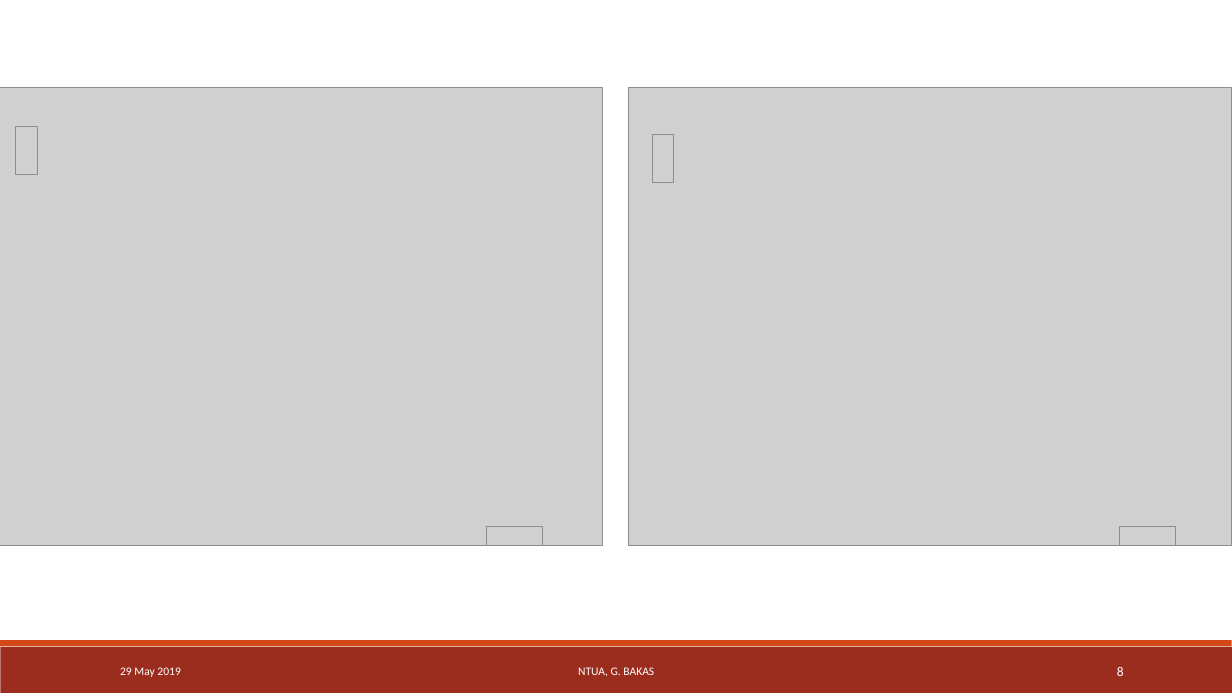
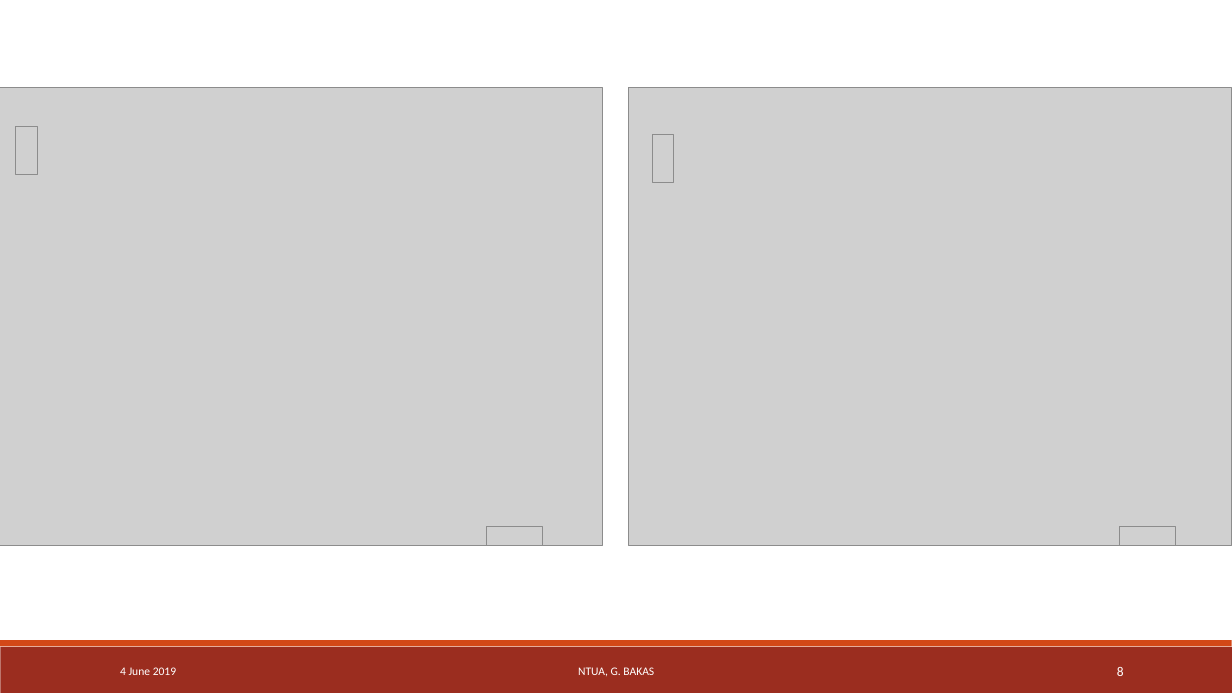
Before and after one commit to georgebakas/HEP-NTUA, a slide deck: slide 8 of Documents for Progress/Status_Angular_Distributions_Presentation_29May2019.pptx. Drawn at 1232x693 pixels with LibreOffice and Linux fonts; fonts in the diff are those of the drawing; grey boxes stand for pictures. Boxes give left, top, right and bottom in pixels: in the first picture for what was removed or moved away, otherwise in the second. Text is boxed around its words. In the diff, an @@ line names an element or a change of style, - is before the commit and + after.

```diff
--- a/Documents for Progress/Status_Angular_Distributions_Presentation_29May2019.pptx
+++ b/Documents for Progress/Status_Angular_Distributions_Presentation_29May2019.pptx
@@ text at [120, 667, 176, 675]: text changed @@
-29 May 2019
+4 June 2019
```
Also in this commit, not shown: 11 other slides changed, 2 slides added, 17 other files.
